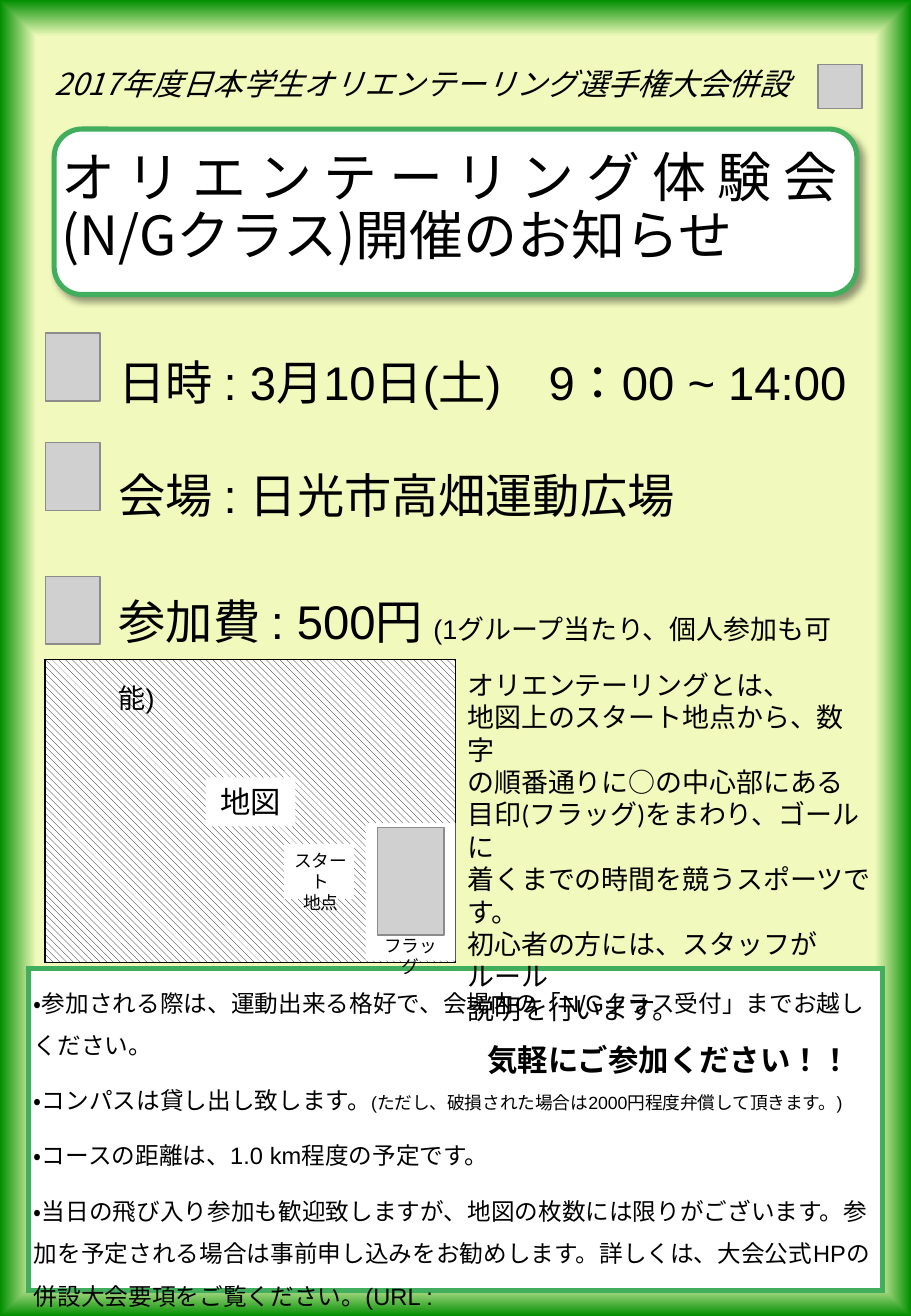
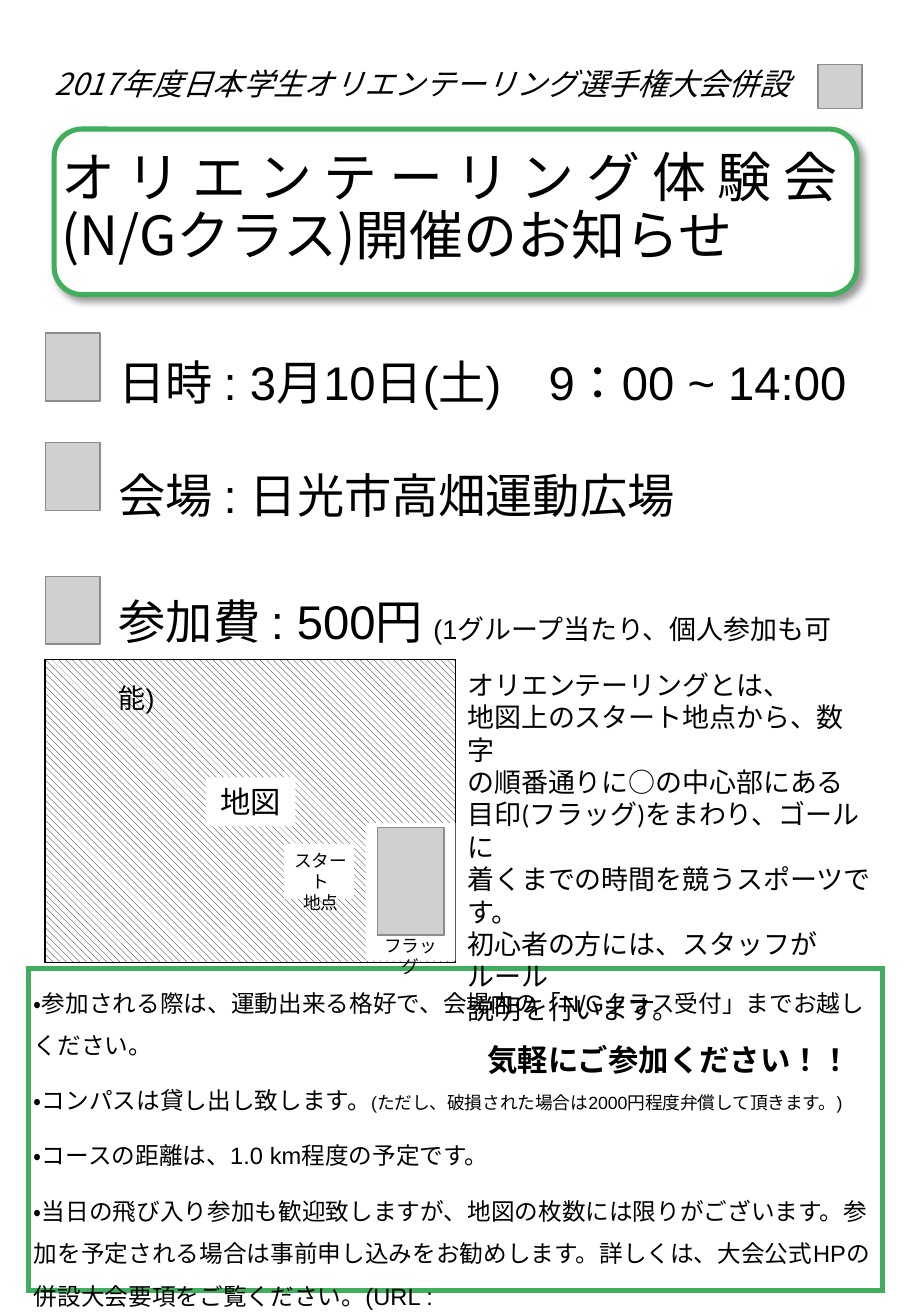
Before and after one commit to whcitizen/citizen-_task, a slide deck: slide 2 of ICMR/2017年度/04_対外用資料/初心者ビラ.pptx (slide 1 before the commit). Drawn at 911x1316 pixels with LibreOffice and Linux fonts; fonts in the diff are those of the drawing; grey boxes stand for pictures. Boxes give left, top, right and bottom in pixels: in the first picture for what was removed or moved away, otherwise in the second. Text is boxed around its words. In the diff, an @@ line names an element or a change of style, - is before the commit and + after.

```diff
--- a/ICMR/2017年度/04_対外用資料/初心者ビラ.pptx
+++ b/ICMR/2017年度/04_対外用資料/初心者ビラ.pptx
@@ background gradient #F1FABC to #008E00 to #FFFFFF @@
```
Also in this commit, not shown: 1 slide added, 1 other file.
